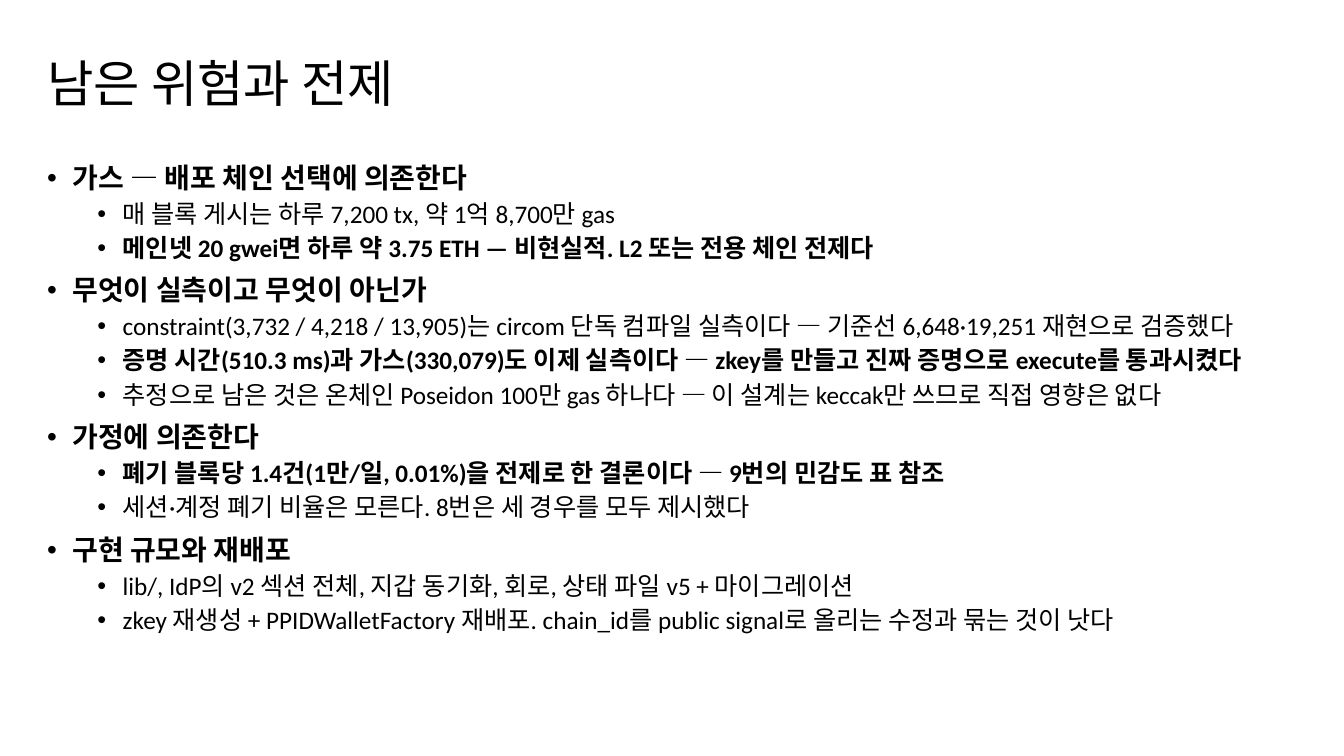
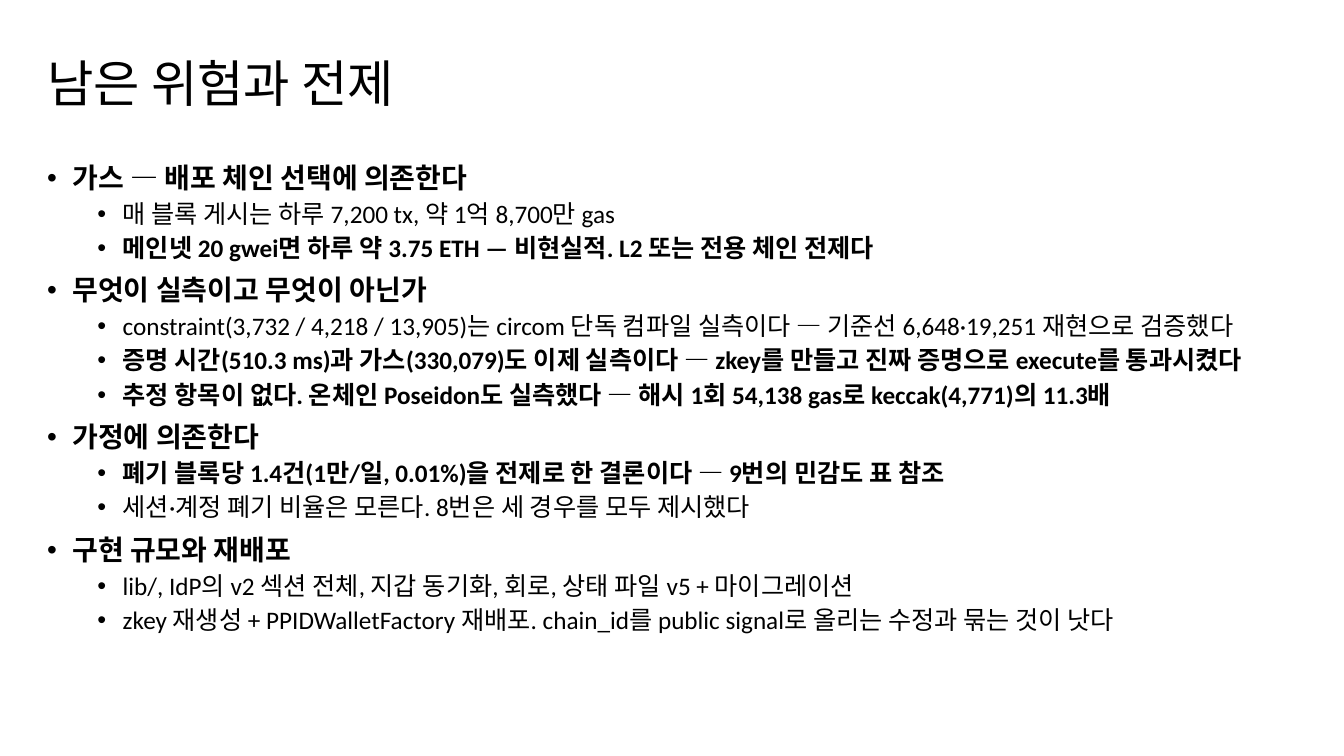
Before and after one commit to mhjung93/google-oidc-demo, a slide deck: slide 17 of documents/260904_revocation_sharding.pptx. Drawn at 1344x756 pixels with LibreOffice and Linux fonts; fonts in the diff are those of the drawing; background and template pictures are left out. Boxes give left, top, right and bottom in pixels: in the first picture for what was removed or moved away, otherwise in the second. Text is boxed around its words. In the diff, an @@ line names an element or a change of style, - is before the commit and + after.

```diff
--- a/documents/260904_revocation_sharding.pptx
+++ b/documents/260904_revocation_sharding.pptx
@@ text at [123,382,1111,409]: text changed; bold on @@
-  • 추정으로 남은 것은 온체인 Poseidon 100만 gas 하나다 — 이 설계는 keccak만 쓰므로 직접 영향은 없다
+  • 추정 항목이 없다. 온체인 Poseidon도 실측했다 — 해시 1회 54,138 gas로 keccak(4,771)의 11.3배
```
Also in this commit, not shown: 2 other slides changed, 7 other files.
